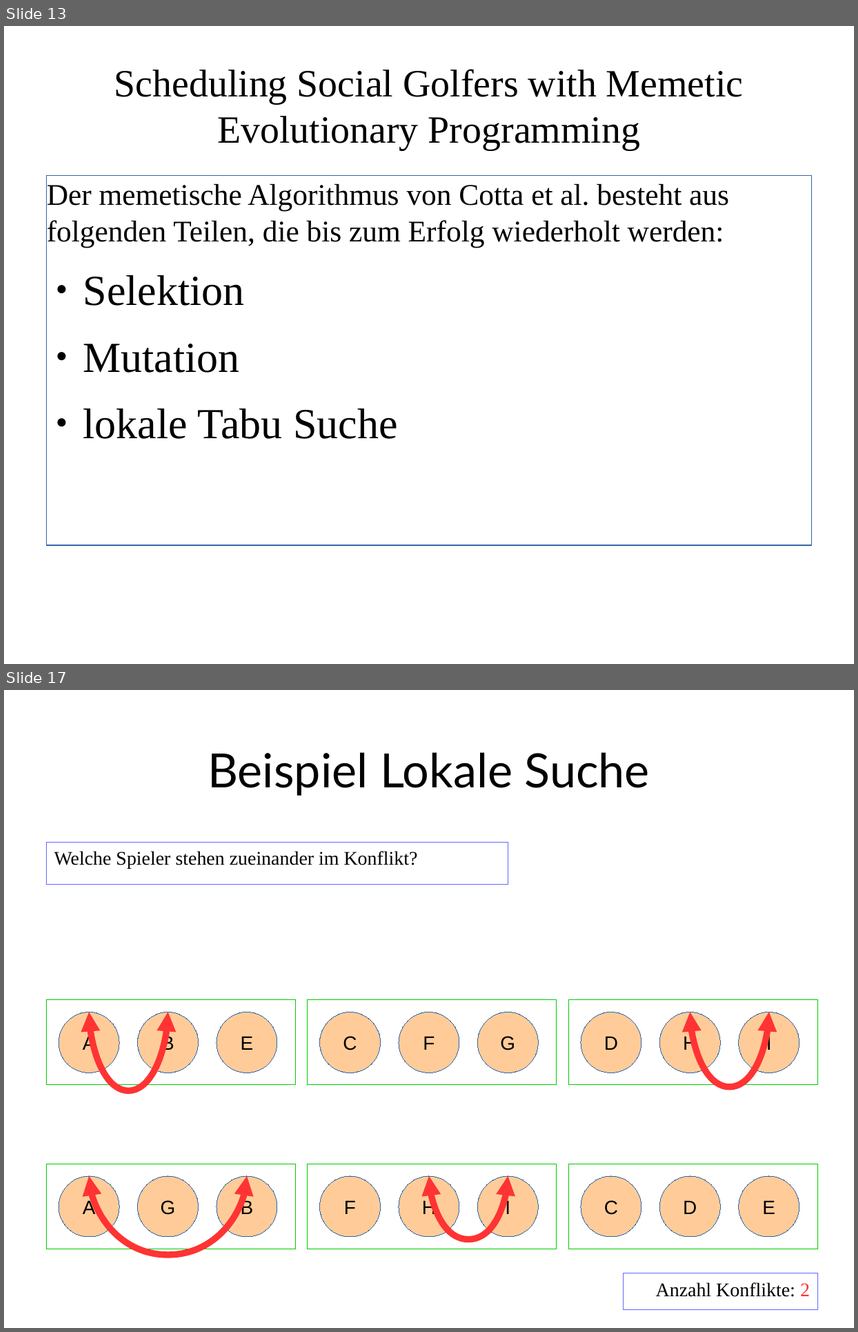
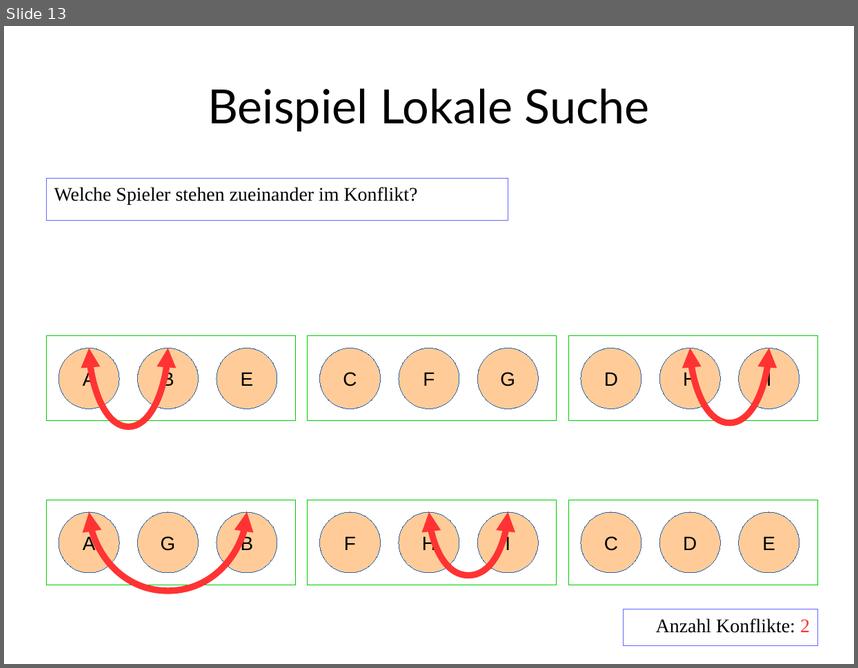
Before and after one commit to RincewindWizzard/social-golfers, a slide deck: presentation/DennisLindemannSocialGolferProblem.odp. Shown one above the other, each under a label of ours: slides 13 and 17 before the commit, slide 13 after it; the slides between them are not shown. The pictures are 858x1332 and 858x668 pixels, drawn with LibreOffice and Linux fonts; fonts in the diff are those of the drawing. Boxes give left, top, right and bottom in pixels: in the first picture for what was removed or moved away, otherwise in the second. Text is boxed around its words. In the diff, an @@ line names an element or a change of style, - is before the commit and + after.

```diff
--- a/presentation/DennisLindemannSocialGolferProblem.odp
+++ b/presentation/DennisLindemannSocialGolferProblem.odp
@@ slide 13 removed at [4,26,854,664], background #FFFFFF @@
@@ title removed at [114,69,743,150] @@
-Scheduling Social Golfers with Memetic
-Evolutionary Programming
@@ text removed at [46,175,812,544] @@
-Der memetische Algorithmus von Cotta et al. besteht aus folgenden Teilen, die bis zum Erfolg wiederholt werden:
-● Selektion
-● Mutation
-● lokale Tabu Suche
@@ what was slide 17 is now slide 13 @@
```
Also in this commit, not shown: 4 slides changed, 1 slide added, 4 other slides removed, 1 other file.
